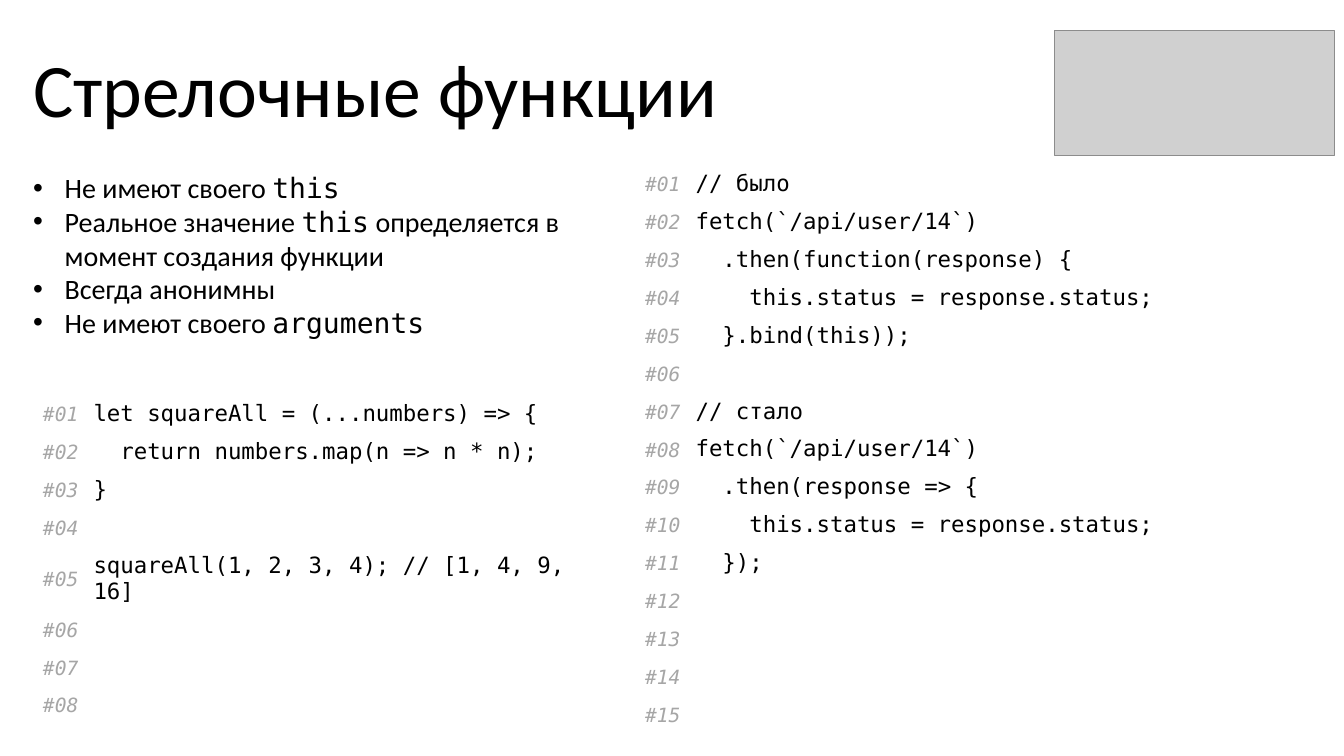
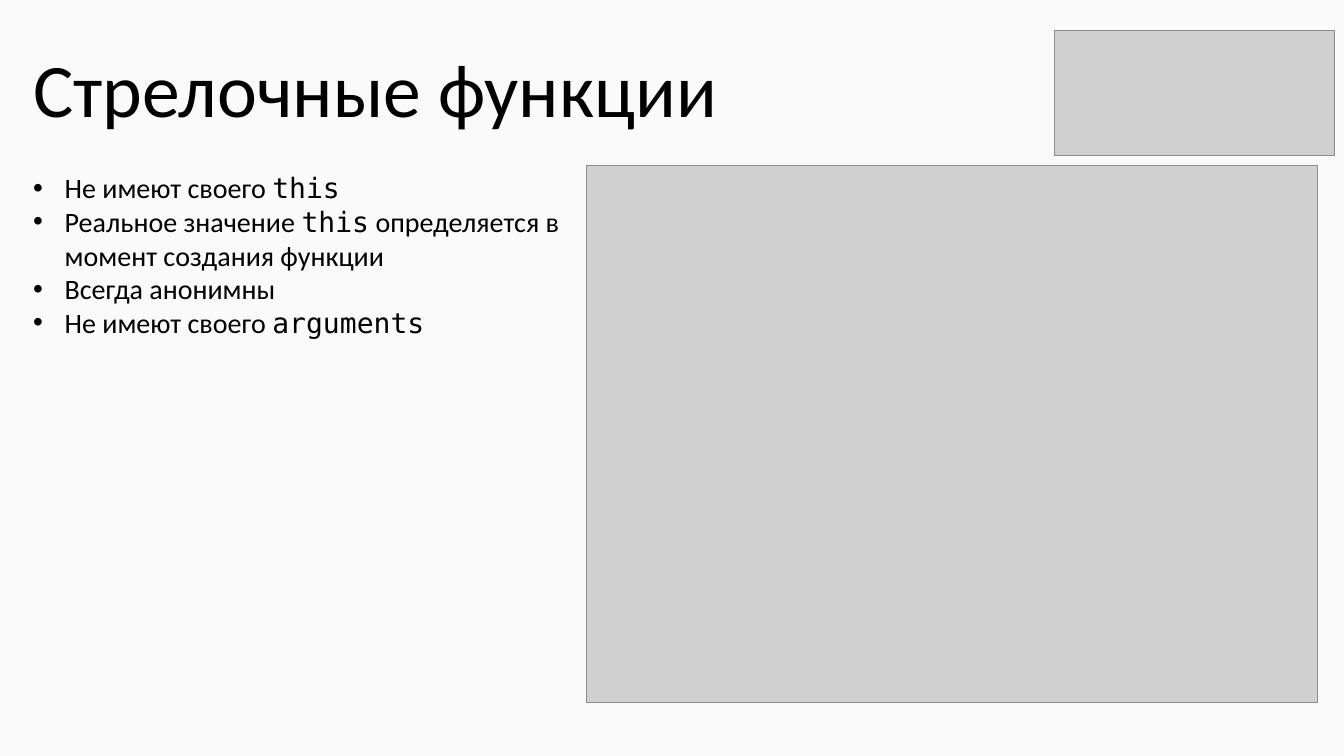
Before and after one commit to KOPTE3/modern-es, a slide deck: slide 23 of Modern ES.pptx (slide 20 before the commit). Drawn at 1344x756 pixels with LibreOffice and Linux fonts; fonts in the diff are those of the drawing; grey boxes stand for pictures. Boxes give left, top, right and bottom in pixels: in the first picture for what was removed or moved away, otherwise in the second. Text is boxed around its words. In the diff, an @@ line names an element or a change of style, - is before the commit and + after.

```diff
--- a/Modern ES.pptx
+++ b/Modern ES.pptx
@@ background #FFFFFF to #FAFAFA @@
@@ picture added at (587,166,1318,703) @@
@@ table removed at (632,166,1278,735), 15 rows, 2 columns @@
-#01 | // было
-#02 | fetch(`/api/user/14`)
-#03 | .then(function(response) {
-#04 | this.status = response.status;
-#05 | }.bind(this));
-#06 | 
-#07 | // стало
-#08 | fetch(`/api/user/14`)
-#09 | .then(response => {
-#10 | this.status = response.status;
-#11 | });
-#12 | 
-#13 | 
-#14 | 
-#15 | 
@@ table removed at (23,396,587,716), 8 rows, 2 columns @@
-#01 | let squareAll = (...numbers) => {
-#02 | return numbers.map(n => n * n);
-#03 | }
-#04 | 
-#05 | squareAll(1, 2, 3, 4); // [1, 4, 9, 16]
-#06 | 
-#07 | 
-#08 | 
```
Also in this commit, not shown: 47 other slides changed, 15 slides added, 11 slides removed, 46 other files.
